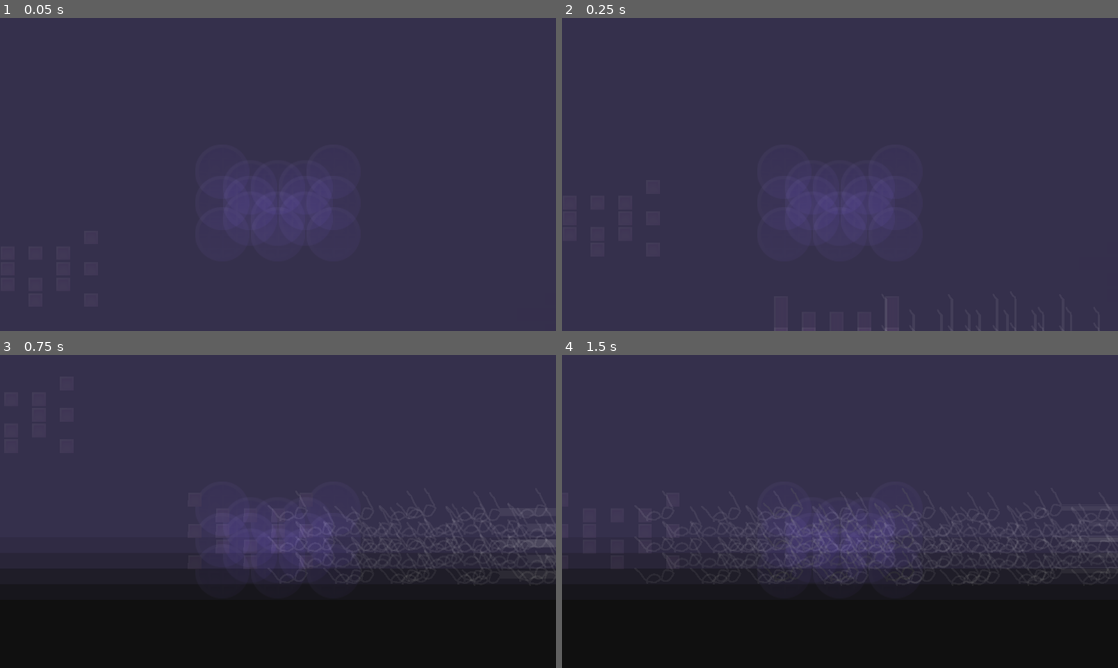
Above: before the commit, frames 1-4 (two rows, left to right).
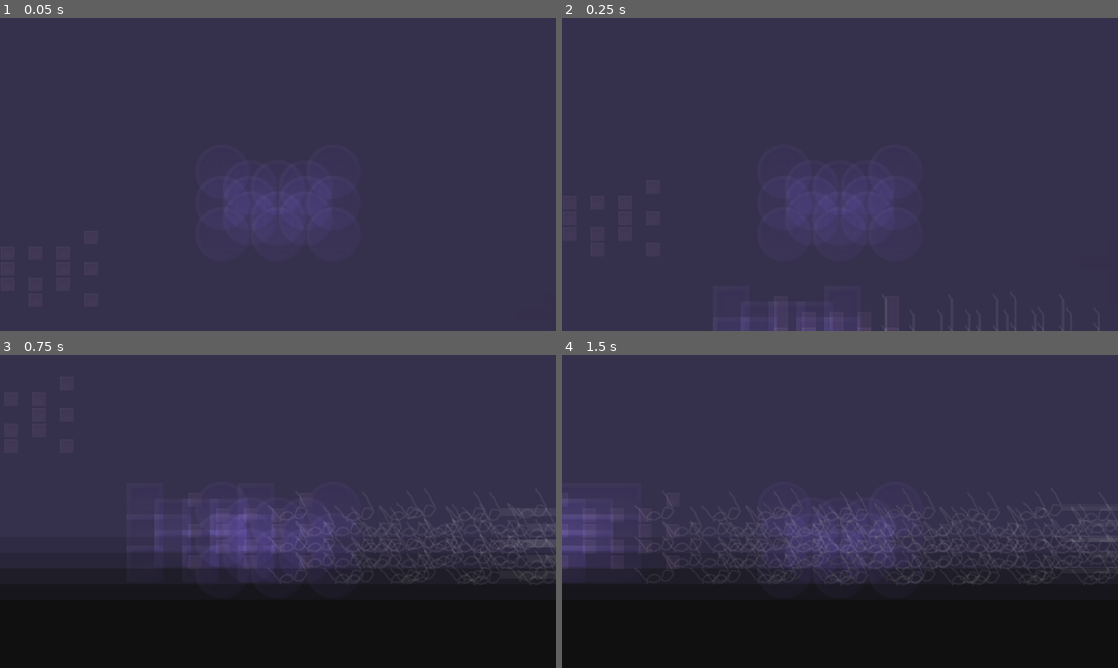
Above: after the commit, the same moments.

Repository: KaratePikachu/JamfestFall2024
Game: Godot game, scene res://Level/glassestest.tscn
The game is run twice, just before and just after one commit, with the same random seed, the same clock (stepped at 60 frames per second) and the same inputs. This scene is started directly instead of the project's main scene.
Inputs:
- Up to frame 1 (0.05 s): no input
- Up to frame 2 (0.25 s): no input
- Up to frame 3 (0.75 s): hold D (move_right) from 0.53 s (still down); hold 5 (equip_drone) from 0.53 s (still down)
- Up to frame 4 (1.5 s): keep holding D (move_right); tap Space (jump) at 0.77 s; release 5 (equip_drone) at 1.28 s; tap 3 (equip_infared) at 1.35 s

Frame 1 is identical in both runs. In frame 2, 0.3% of the frame differs, in the area x 32-49%, y 95-100%; in frame 3, 1.0%; in frame 4, 1.5%, in the area x 0-10%, y 46-68%.

Commit message:
Added Dark Platforms

Diff:
--- a/Level/glassestest.tscn
+++ b/Level/glassestest.tscn
@@ -15,6 +15,7 @@
 [ext_resource type="PackedScene" uid="uid://ckq0spk63sqja" path="res://Interactable/Glasses/Lidar/lidar_glasses_pickup.tscn" id="12_wgqg5"]
 [ext_resource type="PackedScene" uid="uid://b1ddculbd8x03" path="res://Interactable/Glasses/Kaleidoscope/kaleidoscope_glasses_pickup.tscn" id="14_ypcft"]
 [ext_resource type="PackedScene" uid="uid://2q73ao7wr7sb" path="res://Interactable/Glasses/Monocle/monocle_glasses_pickup.tscn" id="15_qvcqj"]
+[ext_resource type="PackedScene" uid="uid://h1vg2qyr6ug2" path="res://Objects/dark_platform.tscn" id="16_l12yt"]
 
 [sub_resource type="ShaderMaterial" id="ShaderMaterial_p2x72"]
 shader = ExtResource("3_hdps6")
@@ -143,4 +144,7 @@
 [node name="MonocleGlassesPickup" parent="." instance=ExtResource("15_qvcqj")]
 position = Vector2(1437, 537)
 
+[node name="DarkPlatform" parent="." instance=ExtResource("16_l12yt")]
+position = Vector2(391, 535)
+
 [connection signal="triggered" from="Switch" to="Door" method="_on_triggered"]
--- /dev/null
+++ b/Objects/dark_platform.gd
@@ -0,0 +1,14 @@
+extends StaticBody2D
+
+
+
+func _ready() -> void:
+	Player.instance.glasses_changed.connect(_on_glasses_change)
+
+func _on_glasses_change(old_glasses: int, new_glasses: int) -> void:
+	if(new_glasses == Player.Glasses.SUNGLASSES):
+		print("hide")
+		$Sprite2D.visible = false
+	else:
+		print("show")
+		$Sprite2D.visible = true
--- /dev/null
+++ b/Objects/dark_platform.tscn
@@ -0,0 +1,17 @@
+[gd_scene load_steps=4 format=3 uid="uid://h1vg2qyr6ug2"]
+
+[ext_resource type="Script" path="res://Objects/dark_platform.gd" id="1_kfo4g"]
+[ext_resource type="Texture2D" uid="uid://cs8h2qyuakmko" path="res://Level/TestLevel/obstacle.png" id="2_wfm86"]
+
+[sub_resource type="RectangleShape2D" id="RectangleShape2D_ddgo1"]
+size = Vector2(64, 64)
+
+[node name="DarkPlatform" type="StaticBody2D"]
+script = ExtResource("1_kfo4g")
+
+[node name="CollisionShape2D" type="CollisionShape2D" parent="."]
+shape = SubResource("RectangleShape2D_ddgo1")
+
+[node name="Sprite2D" type="Sprite2D" parent="."]
+scale = Vector2(4, 4)
+texture = ExtResource("2_wfm86")
Not shown: 1 places in Level/glassestest.tscn that only renumber resources
